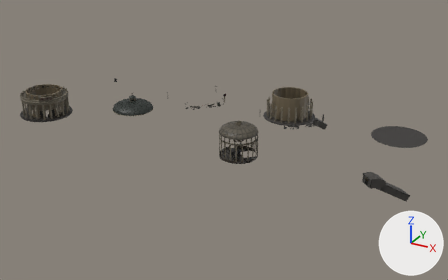
The glTF model assets/models/singular_vestibulo.glb as it was, and as the next commit left it.
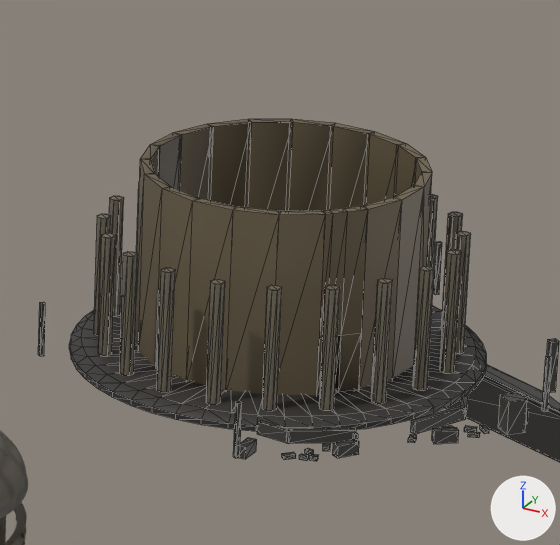
The first picture shows the older version from a 50 mm lens placed at (241.0, -230.0, 124.0), pointed at (96.0, 33.0, -7.0). The close-ups show the older and then the newer version on the part from 57% to 72% of the width and 26% to 50% of the height of that picture. Only the edits that show in the close-ups are written down. Lighting does not change. The marker at lower right points along +X, +Y and +Z. The close-ups show mesh edges as thin lines. Where no turn or scale is listed for an object, it has been applied to the vertices. Vertices at exactly the same position are counted once.

The first close-up shows 'vestibulo_colision', 'vestibulo_sala'.
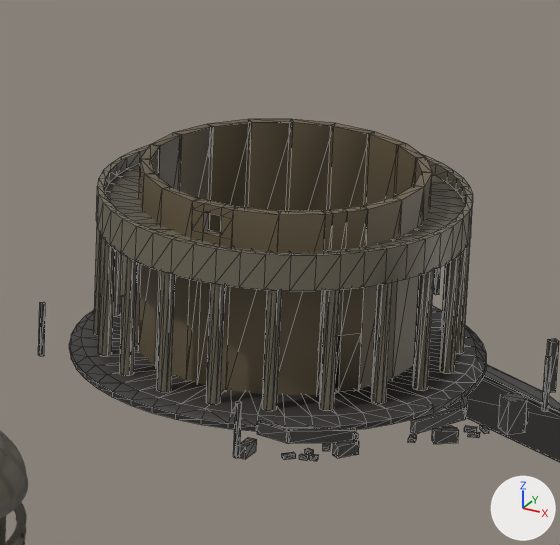
Boxes (x1, y1, x2, y2) around the edits, measured in the close-ups (560 x 545 px):
part 1 of me_vestibulo_colision, added: after (96, 145, 473, 390)
part 2 of me_vestibulo_colision, recoloured: before (97, 183, 471, 399); after (100, 236, 469, 399)

The edits, one by one:
me_vestibulo_colision is used by ob_vestibulo_colision; location (120.0, 60.0, 0.0).
me_vestibulo_colision had 1525 vertices, 2523 faces and spanned x -14.7..19.3, y -14.1..23.7, z -10.0..13.1.
me_vestibulo_colision now has 1833 vertices, 3151 faces and spans x -14.7..19.3, y -14.1..23.7, z -10.0..13.1.
me_vestibulo_colision part 1: 308 vertices added at x -13.2..11.8, y -7.5..17.5, z 0.1..13.1.
me_vestibulo_colision part 2: 308 kept faces spanning x -13.2..11.8, y -7.5..17.5, z 0.5..8.9 get new vertex colours; the middle colour goes from beige #eadcbc to beige #d7caad.
